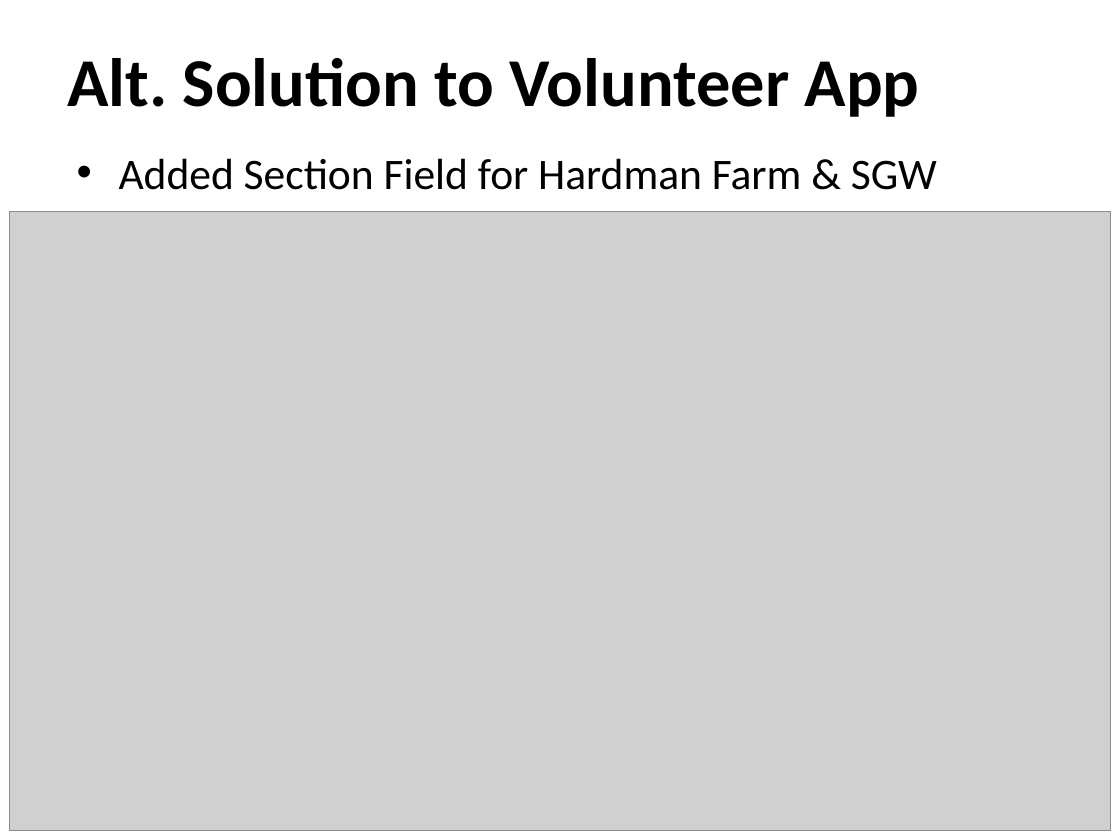
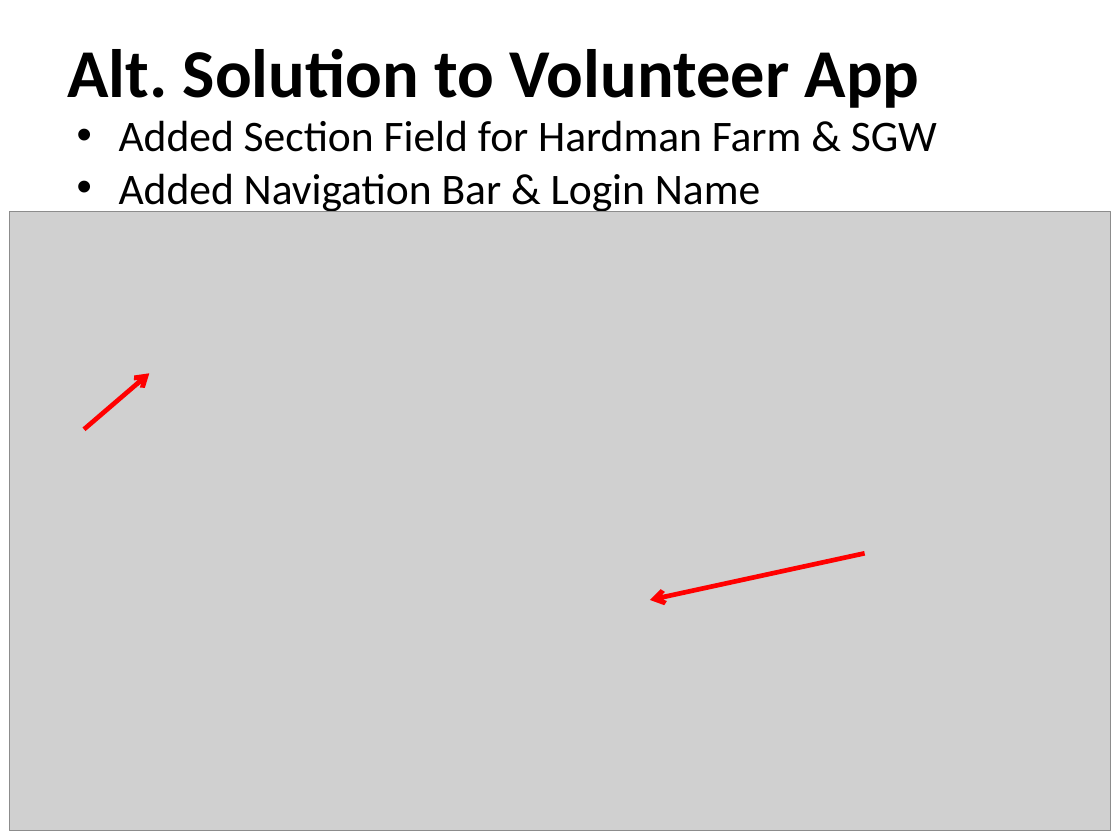
Before and after one commit to ehsantos11/MIST7590-Smithgall-Project, a slide deck: slide 10 of SGW Project Update 24Jan18.pptx (slide 7 before the commit). Drawn at 1120x840 pixels with LibreOffice and Linux fonts; fonts in the diff are those of the drawing; grey boxes stand for pictures; background and template pictures are left out. Boxes give left, top, right and bottom in pixels: in the first picture for what was removed or moved away, otherwise in the second. Text is boxed around its words. In the diff, an @@ line names an element or a change of style, - is before the commit and + after.

```diff
--- a/SGW Project Update 24Jan18.pptx
+++ b/SGW Project Update 24Jan18.pptx
@@ title "Alt. Solution to Volunteer App": place and size @@
-title "Alt. Solution to Volunteer App" at bbox=[67, 58, 920, 117]
+title "Alt. Solution to Volunteer App" at bbox=[67, 49, 920, 108]
@@ text "Added Section Field for Hardman ...": place and size @@
-text "Added Section Field for Hardman ..." at bbox=[119, 158, 937, 190]
+text "Added Section Field for Hardman ..." at bbox=[119, 120, 937, 215]
@@ text at bbox=[119, 120, 937, 152]: less space between paragraphs @@
@@ text at bbox=[119, 173, 760, 215]: paragraph added @@
+• Added Navigation Bar & Login Name
@@ arrow added from (84, 429) to (149, 373), #FF0000 3 pt @@
@@ arrow added from (865, 553) to (650, 600), #FF0000 3 pt @@
```
Also in this commit, not shown: 6 other slides changed, 4 slides added, 1 slide removed.
